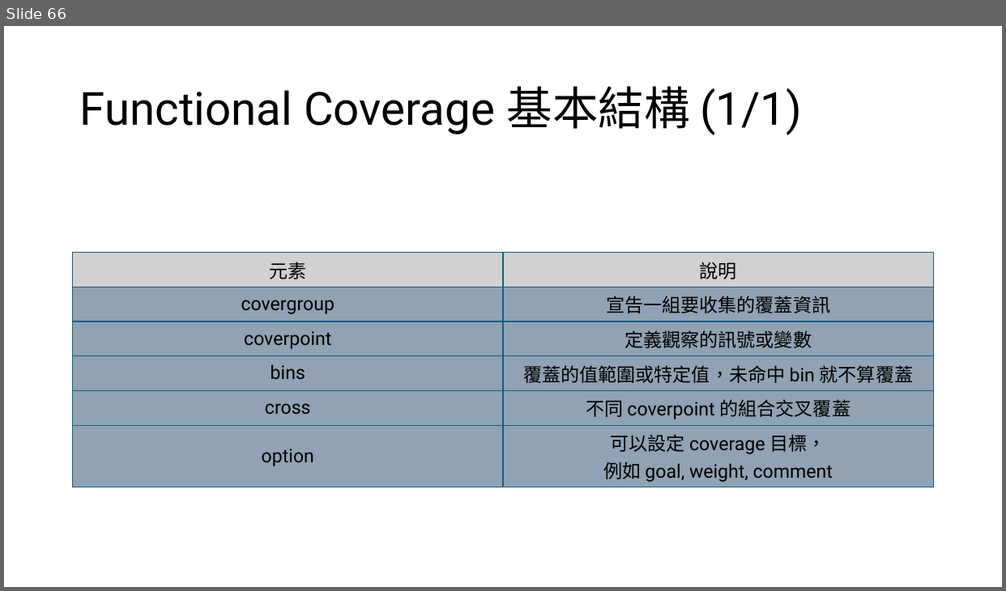
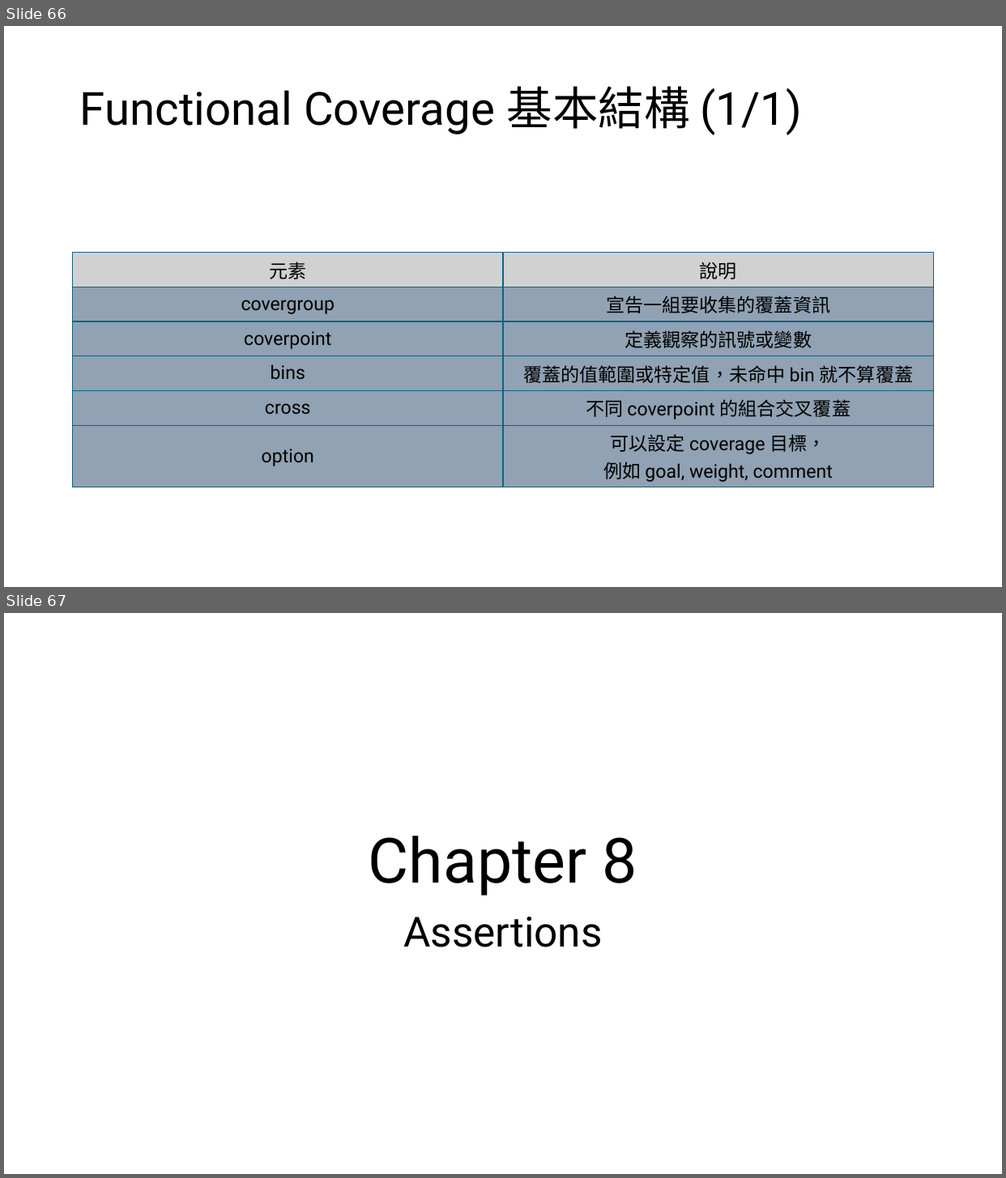
Before and after one commit to s9001055/DV_learning, a slide deck: systemverilog/SystemVerilog_語法學習.pptx. Shown one above the other, each under a label of ours: slide 66 before the commit, slides 66 and 67 after it. The pictures are 1006x591 and 1006x1178 pixels, drawn with LibreOffice and Linux fonts; fonts in the diff are those of the drawing. Boxes give left, top, right and bottom in pixels: in the first picture for what was removed or moved away, otherwise in the second. Text is boxed around its words. In the diff, an @@ line names an element or a change of style, - is before the commit and + after.

Commit message:
Modify: SystemVerilog_語法學習.pptx 1. Add: chapter 8 assertion

```diff
--- a/systemverilog/SystemVerilog_語法學習.pptx
+++ b/systemverilog/SystemVerilog_語法學習.pptx
@@ slide 67 added at [4, 613, 1002, 1174], background #FFFFFF @@
@@ title added at [368, 836, 637, 896], 60 pt, text #000000 @@
+Chapter 8
@@ subtitle added at [403, 917, 602, 948], 40 pt, text #000000 @@
+Assertions
```
Also in this commit, not shown: 1 slide changed, 4 other slides added, 1 other file.
